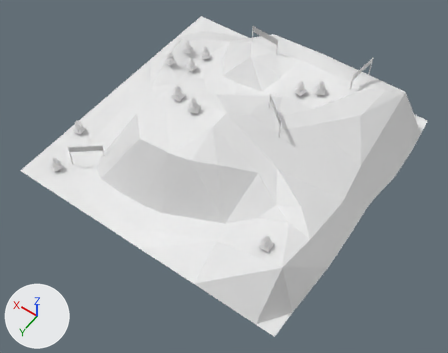
A saved change to the Blender file racing.blend.
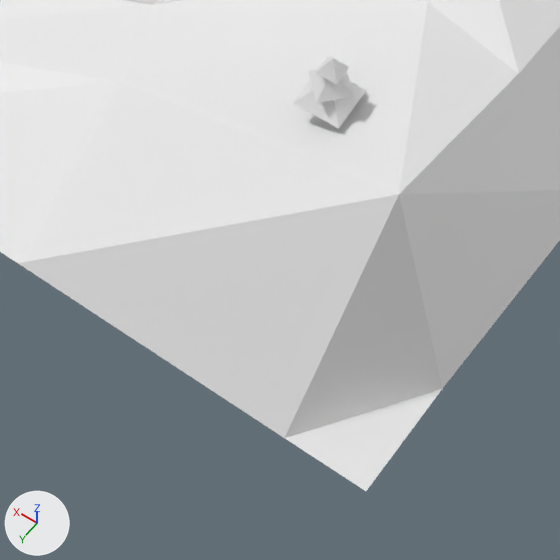
The first picture shows the older version from a camera (50 mm lens) standing at (-67.8, 91.4, 120.9) and looking at (-11.1, 12.0, -3.8). The close-ups show both versions on the part from 42% to 71% of the width and 63% to 100% of the height of that picture; other places that the commit changed are outside them. Every picture has the same lights, and +X, +Y and +Z are marked at lower left.

The scene before the commit, as lines of its bpy script (objects in view):
```python
me_cube_018 = bpy.data.meshes.new('Cube.018')
me_cube_018.from_pydata(...)  # 20 vertices, 16 faces; spans x -11.2..11.2, y -11.2..11.2, z -5.2..23.3
# faces by material slot: [4, 12]
me_cube_018.materials.append(mat_hill)  # white #e7e7e7
me_cube_018.materials.append(mat_material)  # white #e7e7e7
me_plane_001 = bpy.data.meshes.new('Plane.001')
me_plane_001.from_pydata(...)  # 103 vertices, 175 faces; spans x -1.04..1.0, y -1.03..1.0, z -0.03..0.51
# faces by material slot: [66, 54, 55]
me_plane_001.materials.append(mat_grass)  # white #e7e7e7
me_plane_001.materials.append(mat_road)  # white #e7e7e7
me_plane_001.materials.append(mat_hill)  # white #e7e7e7
# before: 10 (-0.75, 1.0, 0.0) at pixel (204, 386), 46 (-1.01, 0.82, 0.0) at pixel (442, 388), 63 (-0.88, 0.78, 0.32) at pixel (399, 194), 96 (-1.0, 1.0, 0.0) at pixel (366, 491), 99 (-0.88, 1.0, 0.0) at pixel (284, 438)
ob_cube_008 = bpy.data.objects.new('Cube.008', me_cube_018)
ob_cube_008.location = (-33.75, 27.97, 5.08)
ob_cube_008.rotation_euler = (0.0, 0.0, 102.9)  # degrees (0, 0, 136)
ob_cube_008.scale = (0.171, 0.171, 0.171)
ob_plane = bpy.data.objects.new('Plane', me_plane_001)
ob_plane.location = (-5.52, 1.19, -5.16)
ob_plane.scale = (39.1, 39.1, 39.1)
```
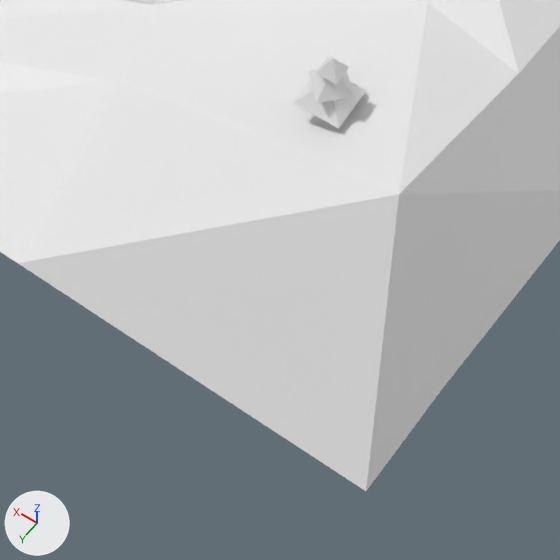
The newer file is also rescaled (x1.5), turned or shifted as a whole; pictures and numbers use the older file's frame.

Edits to the bpy script that builds the scene:
```text
Add mat_hill_001:
    mat_hill_001 = principled_material('hill.001')
    mat_hill_001.base_color = (0.8, 0.8, 0.8)  # white #e7e7e7
Change me_plane_001:
    where me_plane_001.from_pydata(...)  # 103 vertices, 175 faces; spans x -1.04..1.0, y -1.03..1.0, z -0.03..0.51
    used by ob_plane; location = (-5.52, 1.19, -5.16); scale = (39.1, 39.1, 39.1)
    verts and faces of me_plane_001; kept vertices keep their numbers, new ones are numbered from 103
    me_plane_001 part 1
    add delete_vertices([99])  # with the faces that use them
    add faces += [(10, 96, 63), (46, 63, 96)]  # mat_hill_001 (white #e7e7e7)
    remove me_plane_001.materials.append(mat_hill)  # white #e7e7e7
    add me_plane_001.materials.append(mat_hill_001)  # white #e7e7e7
```

Location of each change, [x1, y1, x2, y2] in pixels of the close-ups (560 x 560 px; the box of a moved part takes in the faces that stretch with it):
part 1 of me_plane_001, moved or reshaped: [205, 195, 443, 491] in both
